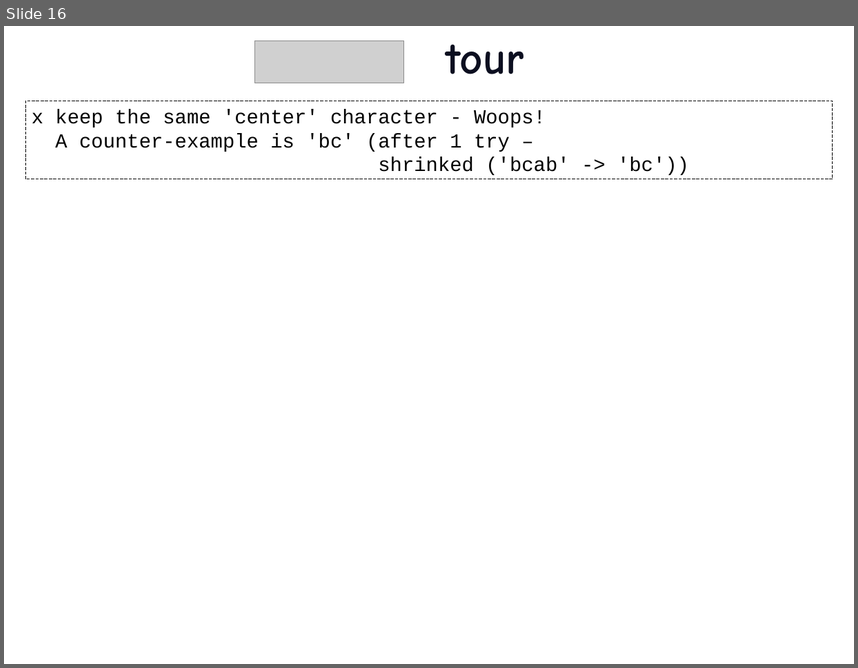
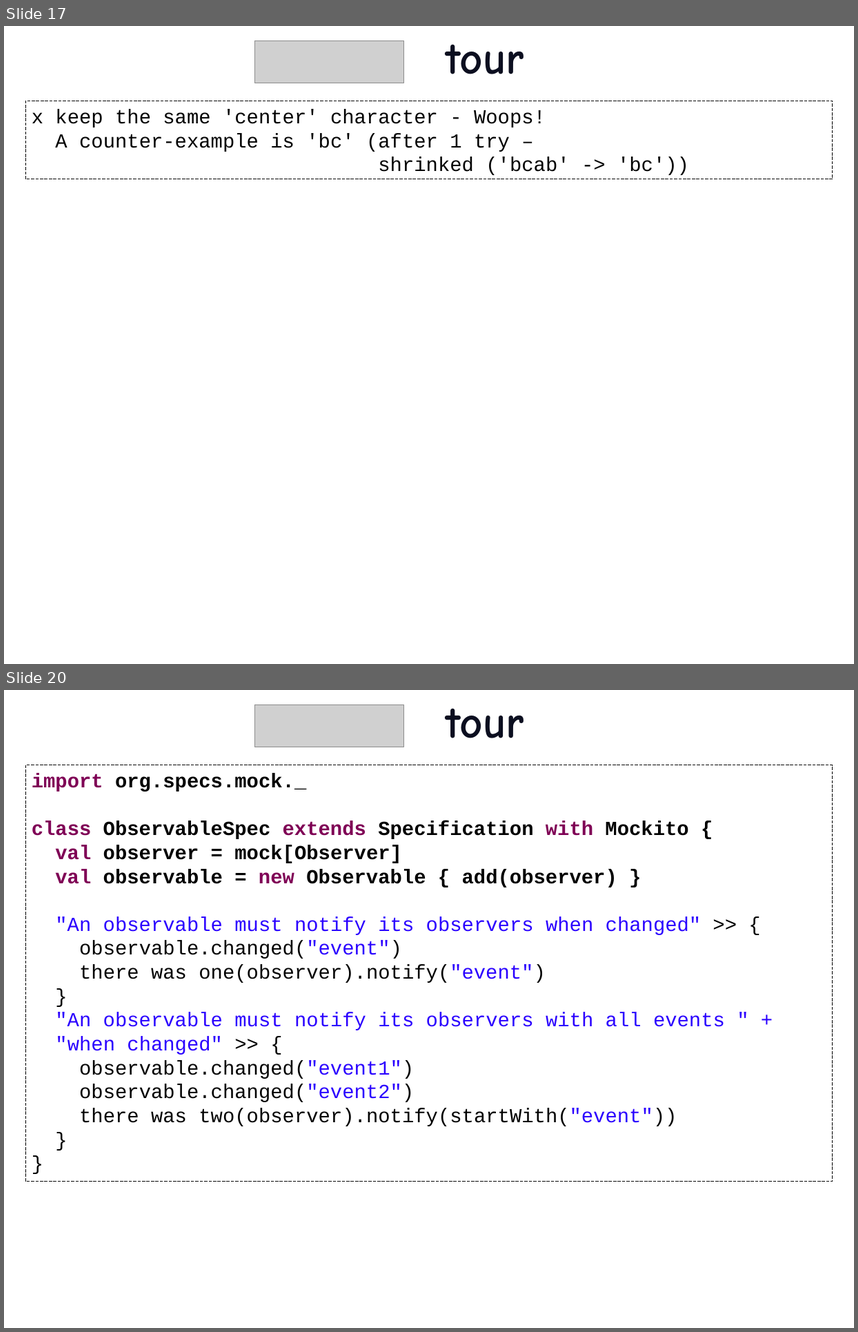
Before and after one commit to etorreborre/oscon-2010, a slide deck: src/main/resources/oscon_2010_specs.pptx. Shown one above the other, each under a label of ours: slide 16 before the commit, slides 17 and 20 after it; the slides between them are not shown. The pictures are 858x668 and 858x1332 pixels, drawn with LibreOffice and Linux fonts; fonts in the diff are those of the drawing; grey boxes stand for pictures; background and template pictures are left out. Boxes give left, top, right and bottom in pixels: in the first picture for what was removed or moved away, otherwise in the second. Text is boxed around its words. In the diff, an @@ line names an element or a change of style, - is before the commit and + after.

Commit message:
finished the scalacheck example and added a mockito example

```diff
--- a/src/main/resources/oscon_2010_specs.pptx
+++ b/src/main/resources/oscon_2010_specs.pptx
@@ slide 20 added at box(4, 690, 854, 1328), background picture (left out) @@
@@ picture added at box(254, 705, 404, 747) @@
@@ title added at box(446, 709, 524, 738), 54 pt, text #0C0F20, bold @@
+tour
@@ rectangle added at box(25, 765, 833, 1181), outline #000000 0.75 pt dashed, 24 pt, text #000000 @@
+import org.specs.mock._
+class ObservableSpec extends Specification with Mockito {
+val observer = mock[Observer]
+val observable = new Observable { add(observer) }
+"An observable must notify its observers when changed" >> {
+observable.changed("event")
+there was one(observer).notify("event")
+}
+"An observable must notify its observers with all events " +
+"when changed" >> {
+observable.changed("event1")
+observable.changed("event2")
+there was two(observer).notify(startWith("event"))
+}
+}
@@ what was slide 16 is now slide 17 @@
```
Also in this commit, not shown: 2 slides changed, 4 other slides added, 1 slide removed, 3 other files.
